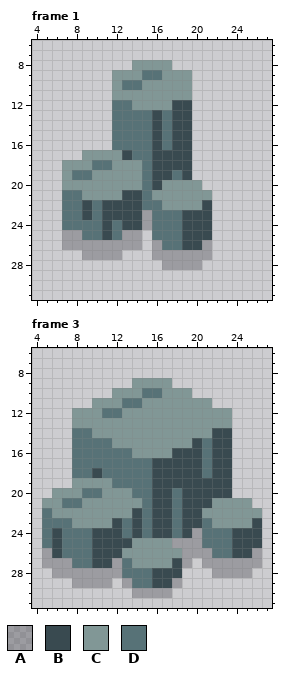
File history of a pixel-art file, assets/img/nature/blocky_rocks.aseprite. The picture above was drawn from the file before the commit.
32x32 pixels, 3 frames. Shown: frame 1: x 4..27, y 6..31; frame 3: x 4..27, y 6..31. The commit also changed other frames, which this record leaves out.
Visible layers, top first: "Front", "Middel", "Back", "Shadow" opacity 25%.
Palette (. is transparent): A #090a1440  B #394a50  C #819796  D #577277
Pixels before, frame 1, first column x 7:
 8 .......CCCC....
 9 .....CCCDDCCC..
10 .....CDDCCCCC..
11 .....CCCCCCCC..
12 .....DDCCCCBB..
13 .....DDDDBDBB..
14 .....DDDDBDBB..
15 .....DDDDBDBB..
16 .....DDDDBDBB..
17 ..CCCCBDDBBBB..
18 CCCDDCCCDBBBB..
19 CDDCCCCCDBBDB..
20 CCCCCCCCDBCCCC.
21 DDCCCCBBDCCCCCC
22 DDBDBBBBDDCCCCB
23 DDBDBBBBADDDBBB
24 DDDDBDBBADDDBBB
25 AADDBDAA.DDDBBB
26 AAAAAAAA.ADDBBA
27 ..AAAA...AAAAAA
28 ..........AAAA.
Pixels before, frame 3, first column x 5:
 9 .........CCCC.........
10 .......CCCDDCCC.......
11 .....CCCDDCCCCCCC.....
12 ...CCCDDCCCCCCCCCCC...
13 ...CCCCCCCCCCCCCCCC...
14 ...DDCCCCCCCCCCCCBB...
15 ...DDDDCCCCCCCCBDBB...
16 ...DDDDDDCCCCBBBDBB...
17 ...DDDDDDDDBBBBBDBB...
18 ...DDBDDDDDBBBBBDBB...
19 ...CCCCDDDDBBBBBBBB...
20 .CCCDDCCCDDBBDBBBBB...
21 CCDDCCCCCCDBBDBBBCCCC.
22 DCCCCCCCCBDBBDBBCCCCCC
23 DDDCCCCBDBDBBDBBDCCCCB
24 DBDDDBBBDBDBBDBADDDBBB
25 DBDDDBBBBCCCCAAADDDBBB
26 ABDDDBBBCCCCCCAAADDBBA
27 AAADDBBADCCCCBA.AAAAAA
28 .AAAAAAADDDBBB...AAAA.
29 ...AAAA.ADDBBA........
30 .........AAAA.........
The result:
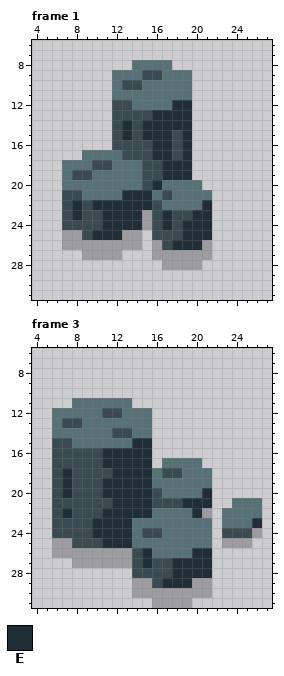
Colours new in this view: E #202e37
From old to new:
Changed rows in their new state; - is an unchanged pixel.
Frame 1, layers "Front", "Middel", "Back":
first column x 7:
 8 -------DDDD----
 9 -----DDDBBDDD--
10 -----DBBDDDDD--
11 -----DDDDDDDD--
12 -----BBDDDDEE--
13 -----BBBBEEEE--
14 -----BEBEEEEE--
15 -----BEBEEE-E--
16 -----BBBBEE-E--
17 --DDDD-BBEE-E--
18 DDDBBDDDB-EEE--
19 DBBDDDDDB-EEE--
20 DDDDDDDDBEDDDD-
21 BBDDDDEEEDBDDDD
22 BE-EEEEEEBDDDDE
23 BE-BEEEE-BEB-EE
24 BBBBEEEE-BEBEEE
25 --BEEE---BBBEEE
26 ----------BEEE-
Frame 3:
first column x 5:
 9 ---------....---------
10 -------........-------
11 ---DDDDD-........-----
12 -DDDDDBBDDD........---
13 -DBBDDDDDDD........---
14 -DD--DDBBDD........---
15 -BB----DDEE........---
16 -BBBBBEEEEE........---
17 -BBBBBEEEEE.DDDD...---
18 -BEBB-BEEEED--DD-..---
19 -BEBBBEEEEEDDDDDD..---
20 -BEBBBEEEEE-D-DDE..---
21 .BBBBBBEEEE--BEEE..DDD
22 .BEBBBEEEEEDD-DEA.DDDD
23 .BBBBEEEED-DD-DD-.DDDE
24 .-BBBEEEEDB-D-DD-.B--A
25 .AABB-EEEDDDDDDD-.AAA.
26 .AAAAAAAABEDDDDEE.....
27 ...AAAA-ABEBBEEEE.....
28 -........BB--EEEE....-
29 ---....-.AA-EEEAA-----
30 -------------AAAA-----
31 -----------AAAA-------
Where, in picture pixels (left, top, right, bottom), the same in both pictures:
changed: (62, 60, 212, 250)
changed: (42, 378, 262, 608)
